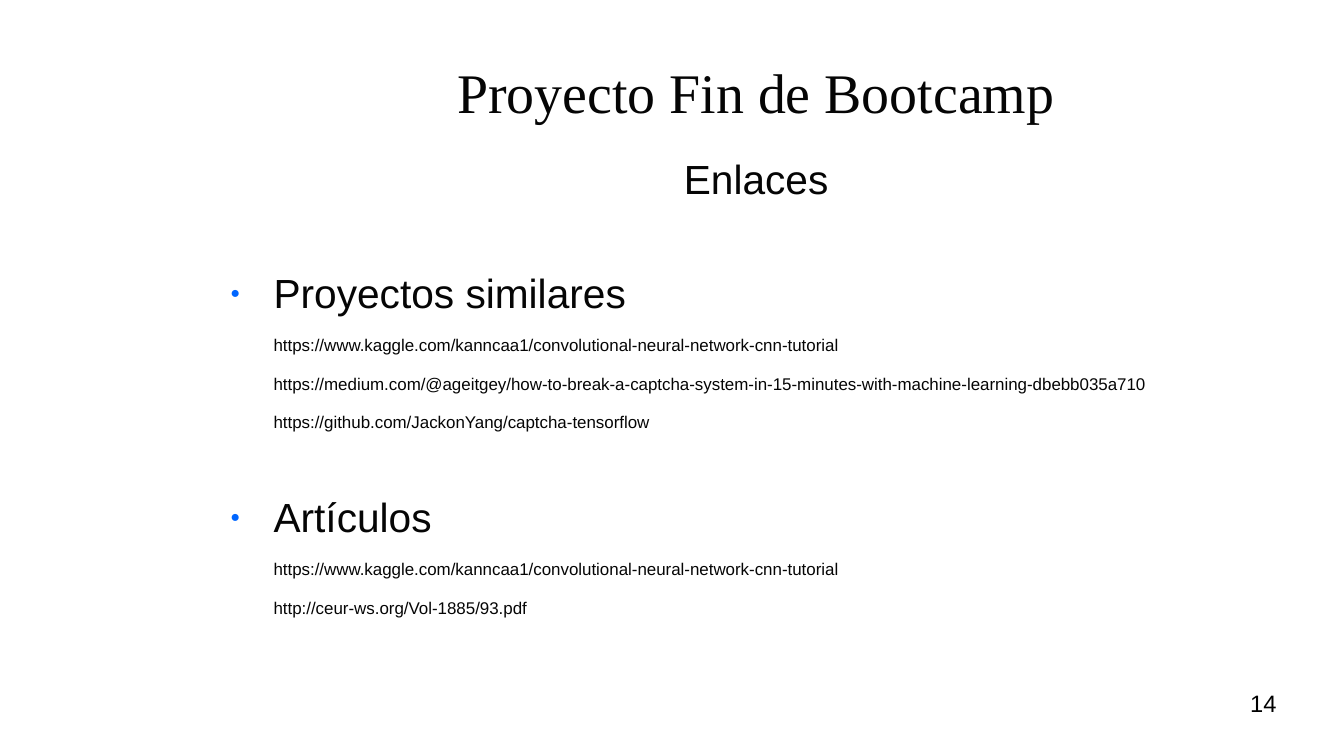
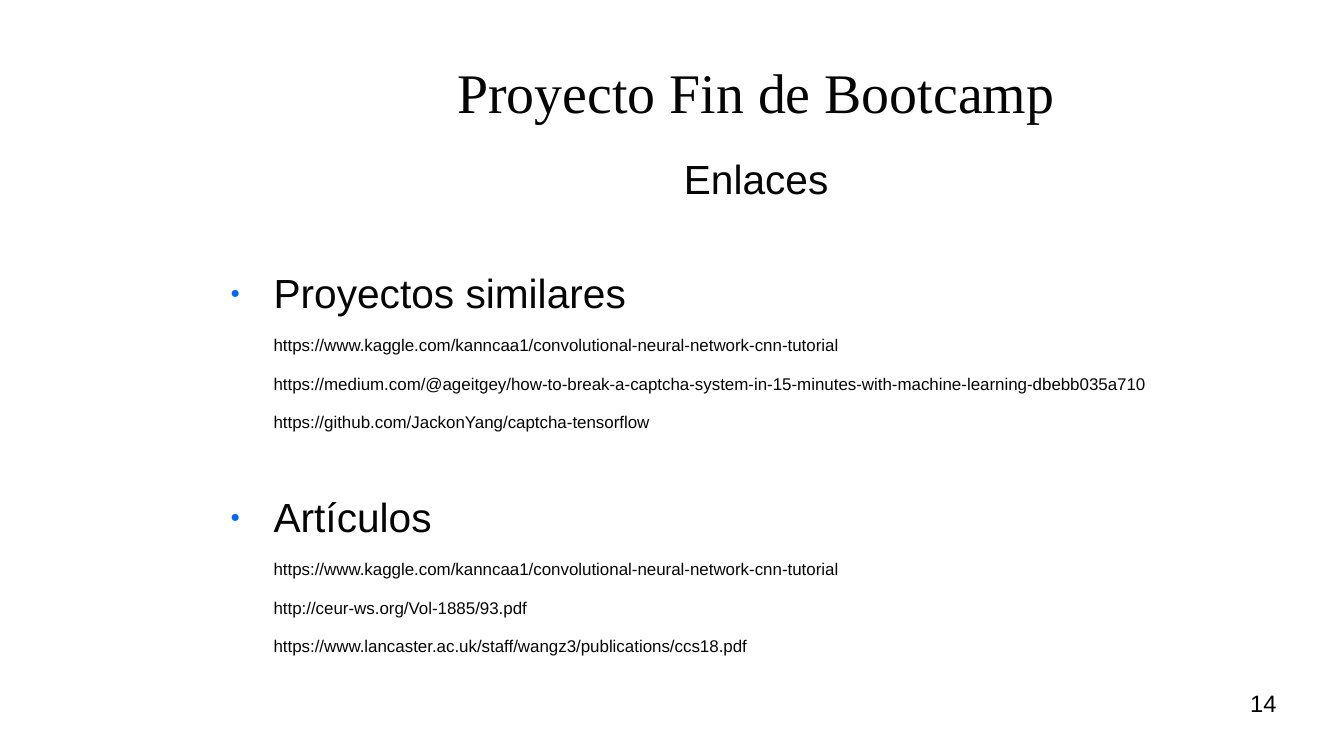
Before and after one commit to rfminguez/w8-proyecto_final-rompe_captcha, a slide deck: slide 14 of Presentacion/presentacion.odp. Drawn at 1344x756 pixels with LibreOffice and Linux fonts; fonts in the diff are those of the drawing; background and template pictures are left out. Boxes give left, top, right and bottom in pixels: in the first picture for what was removed or moved away, otherwise in the second. Text is boxed around its words. In the diff, an @@ line names an element or a change of style, - is before the commit and + after.

```diff
--- a/Presentacion/presentacion.odp
+++ b/Presentacion/presentacion.odp
@@ text at (x1=274, y1=639, x2=747, y2=656): paragraph added @@
+https://www.lancaster.ac.uk/staff/wangz3/publications/ccs18.pdf
```
Also in this commit, not shown: 1 other slide changed.
